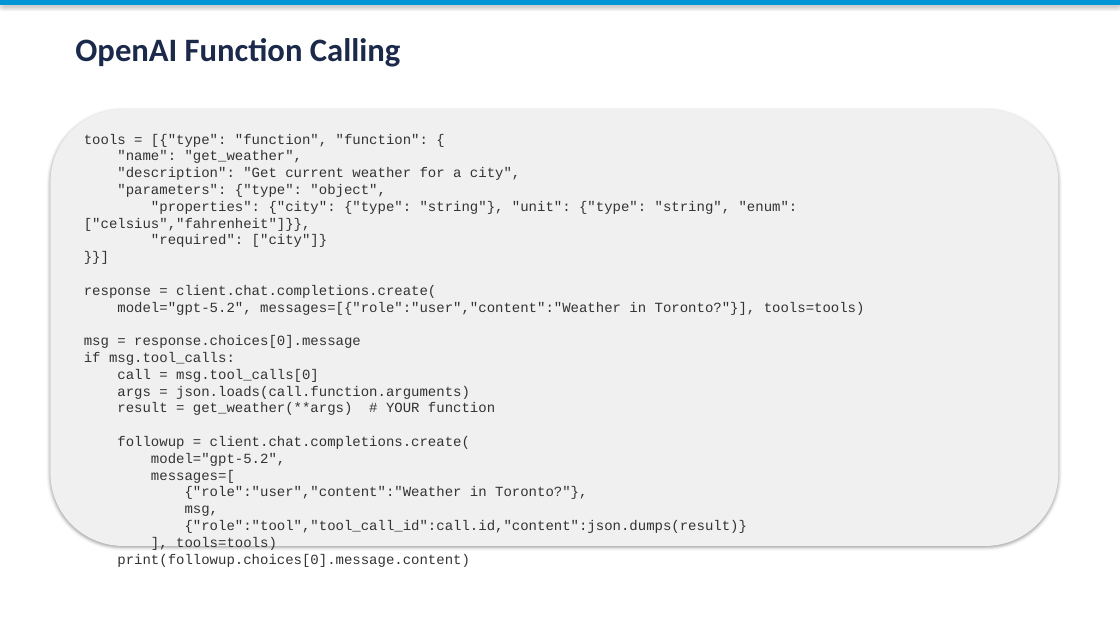
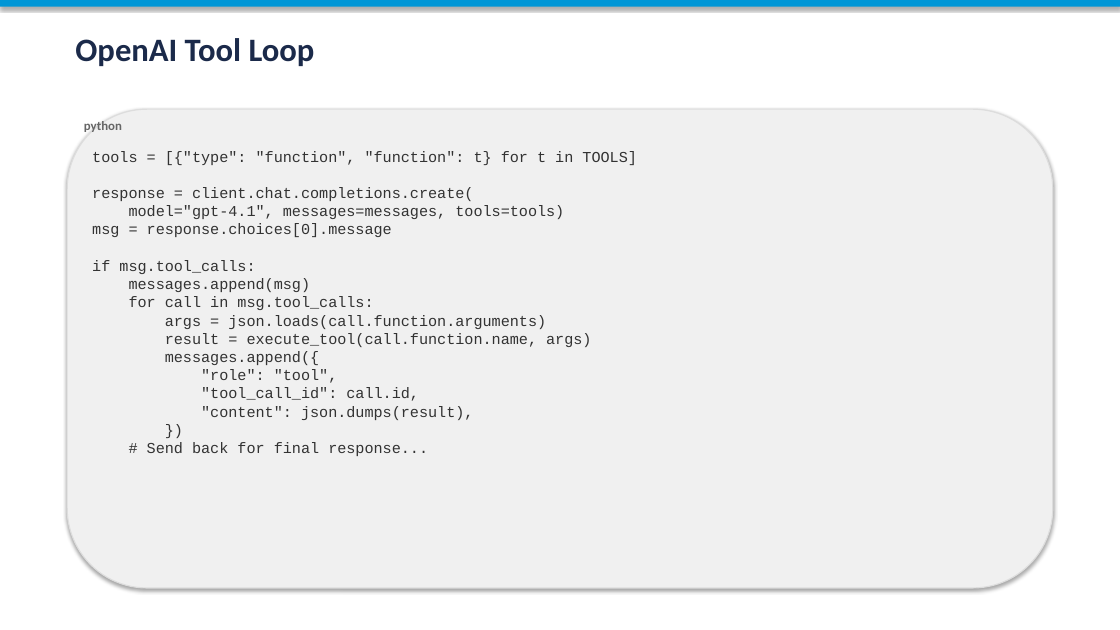
Before and after one commit to toroleapinc/cut-the-crap, a slide deck: slide 5 of developer/session-3/session-3-tool-use.pptx (slide 4 before the commit). Drawn at 1120x630 pixels with LibreOffice and Linux fonts; fonts in the diff are those of the drawing. Boxes give left, top, right and bottom in pixels: in the first picture for what was removed or moved away, otherwise in the second. Text is boxed around its words. In the diff, an @@ line names an element or a change of style, - is before the commit and + after.

Commit message:
Regenerate all PPTX decks: corrected OAuth flow, consistent model names, accurate pricing

```diff
--- a/developer/session-3/session-3-tool-use.pptx
+++ b/developer/session-3/session-3-tool-use.pptx
@@ text at [75,38,315,66]: text changed @@
-OpenAI Function Calling
+OpenAI Tool Loop
@@ rounded rectangle: place and size @@
-rounded rectangle at [50,109,1059,546]
+rounded rectangle at [67,109,1053,588]
@@ rounded rectangle at [67,109,1053,588]: outline none to #DDDDDD 1 pt @@
@@ text added at [84,121,122,132], 11 pt, text #666666, bold @@
+python
@@ text at [92,151,637,456]: text changed; size 12 to 13 pt @@
-tools = [{"type": "function", "function": {
-"name": "get_weather",
-"description": "Get current weather for a city",
-"parameters": {"type": "object",
-"properties": {"city": {"type": "string"}, "unit": {"type": "string", "enum": ["celsius","fahrenheit"]}},
-"required": ["city"]}
-}}]
-response = client.chat.completions.create(
-model="gpt-5.2", messages=[{"role":"user","content":"Weather in Toronto?"}], tools=tools)
-msg = response.choices[0].message
-if msg.tool_calls:
-call = msg.tool_calls[0]
-args = json.loads(call.function.arguments)
-result = get_weather(**args) # YOUR function
-followup = client.chat.completions.create(
-model="gpt-5.2",
-messages=[
-{"role":"user","content":"Weather in Toronto?"},
-msg,
-{"role":"tool","tool_call_id":call.id,"content":json.dumps(result)}
-], tools=tools)
-print(followup.choices[0].message.content)
+tools = [{"type": "function", "function": t} for t in TOOLS]
+response = client.chat.completions.create(
+model="gpt-4.1", messages=messages, tools=tools)
+msg = response.choices[0].message
+if msg.tool_calls:
+messages.append(msg)
+for call in msg.tool_calls:
+args = json.loads(call.function.arguments)
+result = execute_tool(call.function.name, args)
+messages.append({
+"role": "tool",
+"tool_call_id": call.id,
+"content": json.dumps(result),
+})
+# Send back for final response...
```
Also in this commit, not shown: 3 other slides changed, 8 slides added, 6 slides removed, 9 other files.
